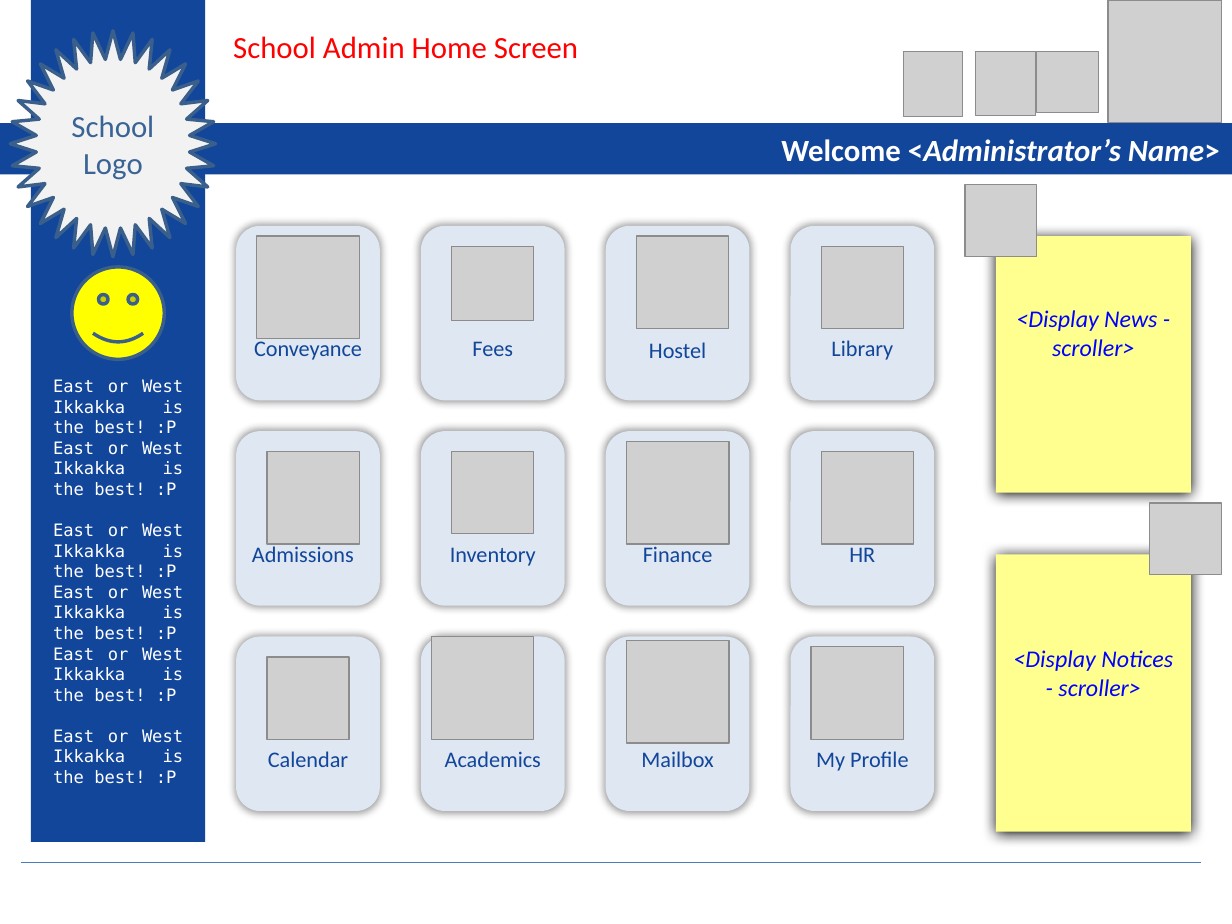
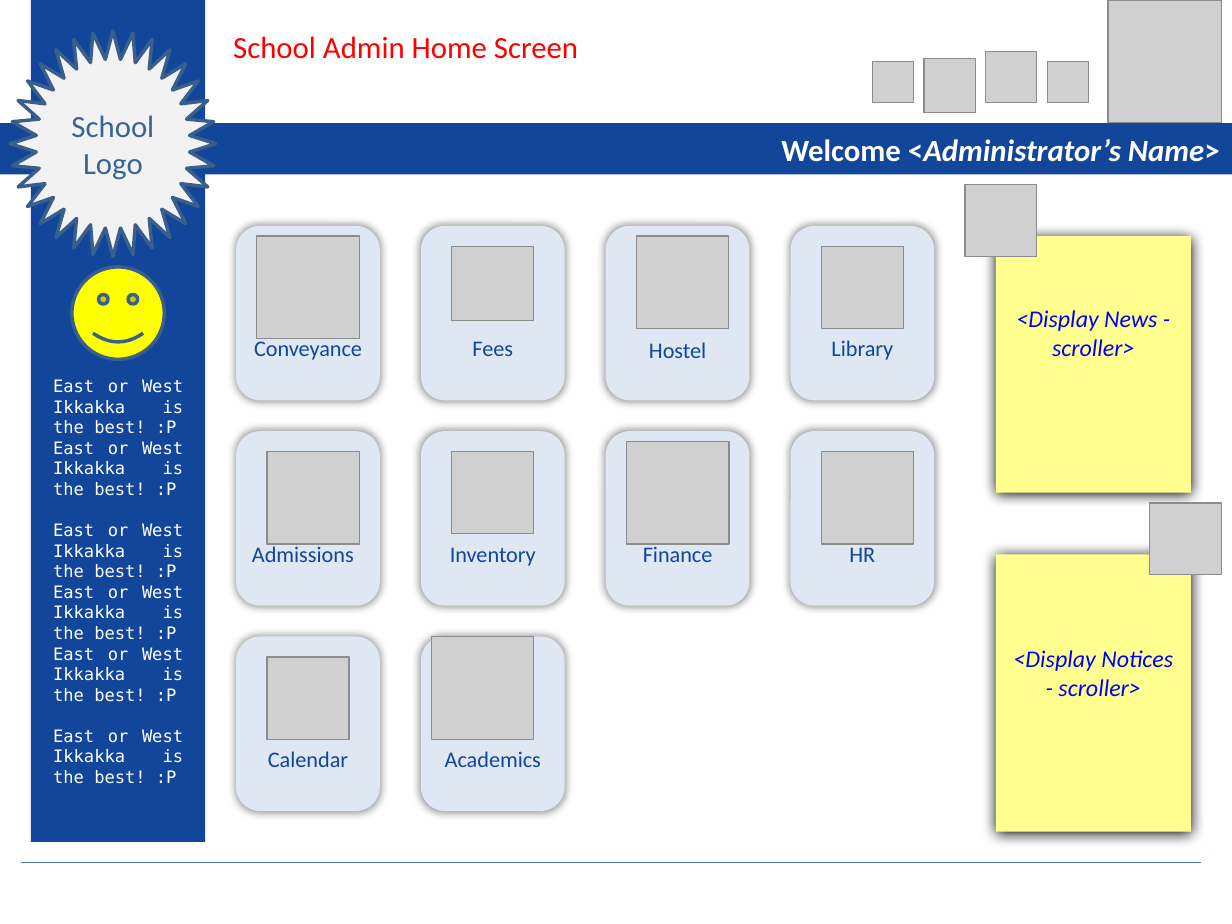
Before and after one commit to prashantking187/schoolerprepo, a slide deck: slide 5 of branches/Design/ERP Final.pptx. Drawn at 1232x924 pixels with LibreOffice and Linux fonts; fonts in the diff are those of the drawing; grey boxes stand for pictures. Boxes give left, top, right and bottom in pixels: in the first picture for what was removed or moved away, otherwise in the second. Text is boxed around its words. In the diff, an @@ line names an element or a change of style, - is before the commit and + after.

```diff
--- a/branches/Design/ERP Final.pptx
+++ b/branches/Design/ERP Final.pptx
@@ picture removed at box(903, 52, 962, 117) @@
@@ picture: place and size @@
-picture at box(976, 52, 1036, 116)
+picture at box(924, 58, 976, 112)
@@ picture: place and size @@
-picture at box(626, 641, 728, 743)
+picture at box(986, 52, 1037, 103)
@@ picture removed at box(1037, 52, 1099, 113) @@
@@ picture added at box(872, 62, 913, 102) @@
@@ picture added at box(1047, 62, 1088, 102) @@
@@ rounded rectangle removed at box(606, 637, 750, 812) @@
@@ rounded rectangle removed at box(791, 637, 935, 812) @@
@@ picture removed at box(811, 647, 903, 739) @@
@@ text removed at box(641, 751, 713, 767) @@
-Mailbox
@@ text removed at box(816, 751, 908, 771) @@
-My Profile
```
Also in this commit, not shown: 22 other slides changed, 1 slide added, 1 slide removed, 1 other file.
